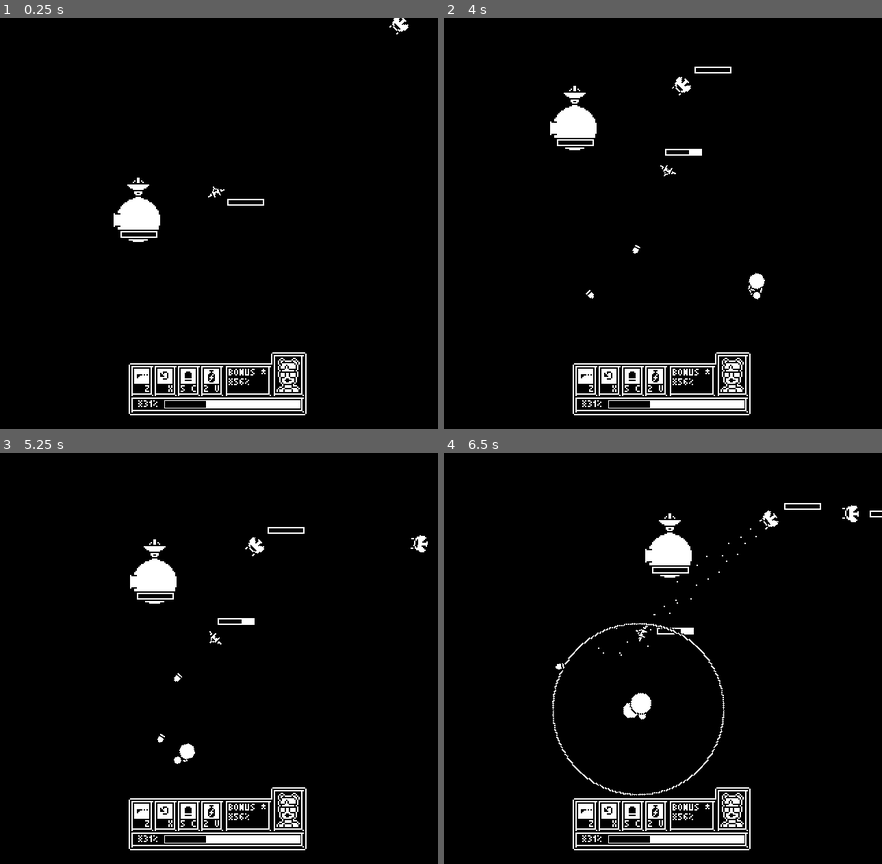
Above: before the commit, frames 1-4 (two rows, left to right).
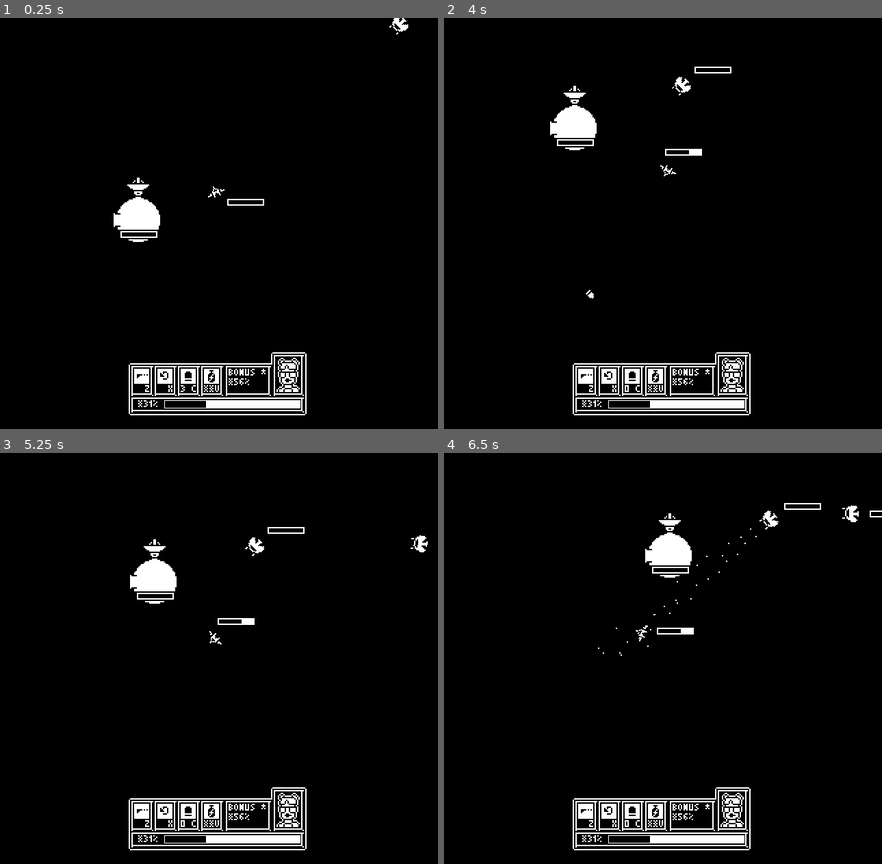
Above: after the commit, the same moments.

Repository: rthurmed/OrbitDefender
Game: Godot game, scene res://src/levels/Main.tscn
Two runs of this game, one before a commit and one after it. Both use one fixed random seed, a clock stepped at 60 frames per second and the inputs below. Sound files missing from this copy of the repository are replaced by a short silence.
Inputs:
- Up to frame 1 (0.25 s): no input
- Up to frame 2 (4 s): tap C (bomb) at 0.6, 1.35, 2.3, 3.05, 3.8 s; hold Up (higher) 2.03-2.78 s; tap X (invert) at 2.85 s; hold Down (lower) from 3.53 s (still down)
- Up to frame 3 (5.25 s): release Down (lower) at 4.28 s; tap Z (shoot) at 4.35 s; tap C (bomb) at 4.55, 5.1 s
- Up to frame 4 (6.5 s): tap C (bomb) at 5.85 s

The runs differ from the first frame. In frame 1, less than 0.1% of the frame differs, in the area x 41-49%, y 89-91%; in frame 2, 0.2%; in frame 3, 0.2%; in frame 4, 0.7%, in the area x 24-65%, y 41-91%.

Commit message:
Implement player ship picking up bonus

Diff:
--- a/src/game/PlayerHUD.gd
+++ b/src/game/PlayerHUD.gd
@@ -1,6 +1,9 @@
 extends CanvasLayer
 
 
+export var ship_path: NodePath
+
+onready var ship = get_node(ship_path)
 onready var progress_label = $Shell/Progress/Label
 onready var progress_bar = $Shell/Progress/ProgressBar
 onready var bonus_label = $Shell/Bonus/Label
@@ -12,11 +15,10 @@
 
 
 func _ready():
-	# Examples
+	ship.connect("updated_bomb_count", self, "_on_Ship_updated_bomb_count")
+	set_bomb_count(ship.bomb_count)
 	set_general_progress(31)
 	set_bonus_progress(56)
-	set_bomb_count(5)
-	set_boost_count(2)
 
 
 func pad_number(x: int):
@@ -39,3 +41,7 @@
 
 func set_boost_count(count):
 	boost_count_label.text = str(count)
+
+
+func _on_Ship_updated_bomb_count(amount):
+	set_bomb_count(amount)
--- a/src/game/enemy/Enemy.tscn
+++ b/src/game/enemy/Enemy.tscn
@@ -34,19 +34,19 @@
 
 [node name="Gun1" parent="." instance=ExtResource( 2 )]
 position = Vector2( -3.5, -8 )
-dps = 0.2
+dps = 0.3
 
 [node name="Gun2" parent="." instance=ExtResource( 2 )]
 position = Vector2( 3.5, -8 )
-dps = 0.2
+dps = 0.3
 
 [node name="BonusDropBomb" parent="." instance=ExtResource( 7 )]
 drop_type = 1
-chance = 0.1
+chance = 0.2
 health_module_path = NodePath("../HealthModule")
 
 [node name="BonusDropHeal" parent="." instance=ExtResource( 7 )]
-chance = 0.1
+chance = 0.35
 health_module_path = NodePath("../HealthModule")
 
 [connection signal="completed" from="AutoMoveModule" to="." method="_on_AutoMoveModule_completed"]
--- a/src/game/module/HealthModule.gd
+++ b/src/game/module/HealthModule.gd
@@ -42,6 +42,11 @@
 
 func is_alive():
 	return health_points > 0
+
+
+func heal(amount):
+	health_points += amount
+	progress_bar.value = health_points
 
 
 func kill(pos, external = false):
--- a/src/game/ship/Ship.gd
+++ b/src/game/ship/Ship.gd
@@ -1,9 +1,13 @@
 extends Node2D
 
+
+const BONUS_HEAL_AMOUNT = 1
+const BONUS_BOMB_AMOUNT = 1
 
 export var min_altitude = 32
 export var max_altitude = 96
 export var v_move_speed = 48
+export var initial_bomb_count = 3
 
 onready var animation = $RotatoryAxis/Spaceship/AnimationPlayer
 onready var visual_instance = $RotatoryAxis/Spaceship/VisualInstance
@@ -13,12 +17,14 @@
 onready var rotatory_axis = $RotatoryAxis
 onready var bomb_shooter = $RotatoryAxis/Spaceship/VisualInstance/BombShooter
 onready var collision = $RotatoryAxis/Spaceship/CollisionShape2D
+onready var health_module = $RotatoryAxis/Spaceship/VisualInstance/HealthModule
+onready var audio_bonus_picked = $Audio/BonusPicked
 
 signal inverting(inverted)
 signal died
+signal updated_bomb_count(amount)
 
-
-# TODO: Implement ammo
+var bomb_count = initial_bomb_count
 
 
 func _process(delta):
@@ -50,12 +56,23 @@
 		ship.position.x = lerp(ship.position.x, target_position_x, delta * v_move_speed)
 
 	# Shoot bomb
-	if Input.is_action_just_pressed("bomb"):
+	if Input.is_action_just_pressed("bomb") and bomb_count > 0:
 		bomb_shooter.shoot()
+		bomb_count -= 1
+		emit_signal("updated_bomb_count", bomb_count)
 
 
 func is_inverted():
 	return rotatory_axis.target_speed > 0
+
+
+func apply_bonus(bonus_type: int):
+	audio_bonus_picked.play()
+	if bonus_type == Enum.BonusType.HEAL:
+		health_module.heal(BONUS_HEAL_AMOUNT)
+	elif bonus_type == Enum.BonusType.BOMB:
+		bomb_count += BONUS_BOMB_AMOUNT
+		emit_signal("updated_bomb_count", bomb_count)
 
 
 func _on_HealthModule_died():
@@ -65,3 +82,9 @@
 	collision.disabled = true
 	ship.position.x = 0
 	emit_signal("died")
+
+
+func _on_Spaceship_area_entered(area):
+	if area.is_in_group('pickup'):
+		apply_bonus(area.type)
+		area.despawn()
--- a/src/game/ship/Ship.tscn
+++ b/src/game/ship/Ship.tscn
@@ -8,6 +8,7 @@
 [ext_resource path="res://assets/sfx/player_death.wav" type="AudioStream" id=6]
 [ext_resource path="res://assets/sfx/player_hit.wav" type="AudioStream" id=7]
 [ext_resource path="res://src/game/ship/BombShooter.gd" type="Script" id=8]
+[ext_resource path="res://assets/sfx/bonus.wav" type="AudioStream" id=9]
 
 [sub_resource type="CircleShape2D" id=1]
 radius = 5.09902
@@ -104,5 +105,12 @@
 anims/deinvert = SubResource( 4 )
 anims/invert = SubResource( 2 )
 
+[node name="Audio" type="Node" parent="."]
+
+[node name="BonusPicked" type="AudioStreamPlayer" parent="Audio"]
+stream = ExtResource( 9 )
+volume_db = -8.0
+
 [connection signal="inverting" from="." to="RotatoryAxis" method="_on_Ship_inverting"]
+[connection signal="area_entered" from="RotatoryAxis/Spaceship" to="." method="_on_Spaceship_area_entered"]
 [connection signal="died" from="RotatoryAxis/Spaceship/VisualInstance/HealthModule" to="." method="_on_HealthModule_died"]
--- a/src/levels/Main.tscn
+++ b/src/levels/Main.tscn
@@ -21,6 +21,7 @@
 [node name="SpawnAsteroids" parent="." instance=ExtResource( 4 )]
 
 [node name="PlayerHUD" parent="." instance=ExtResource( 5 )]
+ship_path = NodePath("../Planet/Ship")
 
 [node name="GameStateUI" parent="." instance=ExtResource( 7 )]
 
Not shown: 1 places in src/game/ship/Ship.tscn that only renumber resources
